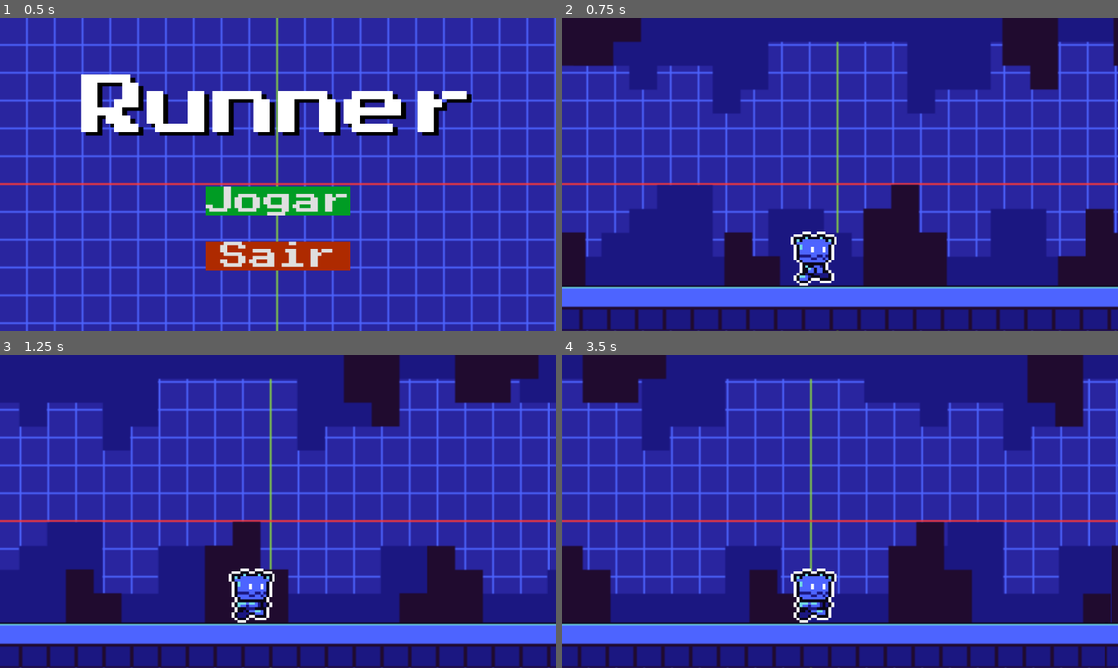
Above: before the commit, frames 1-4 (two rows, left to right).
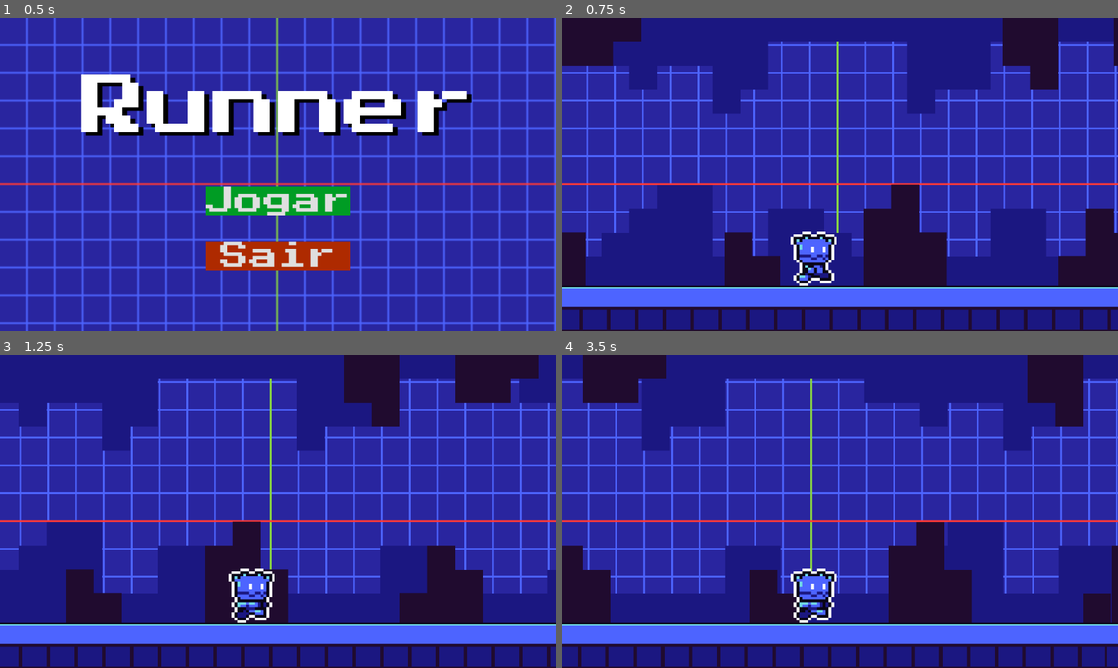
Above: after the commit, the same moments.

Repository: Luandev0208/Runner
Game: Godot game, scene res://menu.tscn
The game is run twice, just before and just after one commit, with the same random seed, the same clock (stepped at 60 frames per second) and the same inputs.
Inputs:
- Up to frame 1 (0.5 s): no input
- Up to frame 2 (0.75 s): click "Jogar" at 0.5 s
- Up to frame 3 (1.25 s): no input
- Up to frame 4 (3.5 s): tap Space (ui_select) at 1.52, 2.27 s

Frame 1 is identical in both runs. In frame 2, 6.1% of the frame differs, in the area x 0-100%, y 0-100%; in frame 3, 6.2%; in frame 4, 7.2%.

Commit message:
Update jogo.tscn

Diff:
--- a/jogo.tscn
+++ b/jogo.tscn
@@ -80,45 +80,53 @@
 script = ExtResource("1_yq54j")
 
 [node name="Fundo" type="Sprite2D" parent="." unique_id=880474235]
+texture_filter = 1
 scale = Vector2(3.5999994, 3.6)
 texture = ExtResource("2_1ap6j")
 centered = false
 
 [node name="Fundo2" type="Sprite2D" parent="." unique_id=1476179579]
+texture_filter = 1
 position = Vector2(1152.0001, 0)
 scale = Vector2(3.5999994, 3.6)
 texture = ExtResource("2_1ap6j")
 centered = false
 
 [node name="MeioAzul" type="Sprite2D" parent="." unique_id=2036188920]
+texture_filter = 1
 scale = Vector2(3.6000001, 3.0888891)
 texture = ExtResource("3_8c340")
 centered = false
 
 [node name="MeioAzul2" type="Sprite2D" parent="." unique_id=1138667846]
+texture_filter = 1
 position = Vector2(1152, 0)
 scale = Vector2(3.6, 3.0888891)
 texture = ExtResource("3_8c340")
 centered = false
 
 [node name="MeioPreto" type="Sprite2D" parent="." unique_id=725046158]
+texture_filter = 1
 scale = Vector2(3.5999997, 3.0833333)
 texture = ExtResource("4_45nkh")
 centered = false
 
 [node name="MeioPreto2" type="Sprite2D" parent="." unique_id=1774302234]
+texture_filter = 1
 position = Vector2(1152, 0)
 scale = Vector2(3.5999997, 3.088889)
 texture = ExtResource("4_45nkh")
 centered = false
 
 [node name="Chao" type="Sprite2D" parent="." unique_id=1570038267]
+texture_filter = 1
 position = Vector2(0, 507)
 scale = Vector2(3.6000004, 2.9283834)
 texture = ExtResource("3_qn35j")
 centered = false
 
 [node name="Chao2" type="Sprite2D" parent="." unique_id=1959303164]
+texture_filter = 1
 position = Vector2(1152, 507)
 scale = Vector2(3.6000004, 2.9283834)
 texture = ExtResource("3_qn35j")
